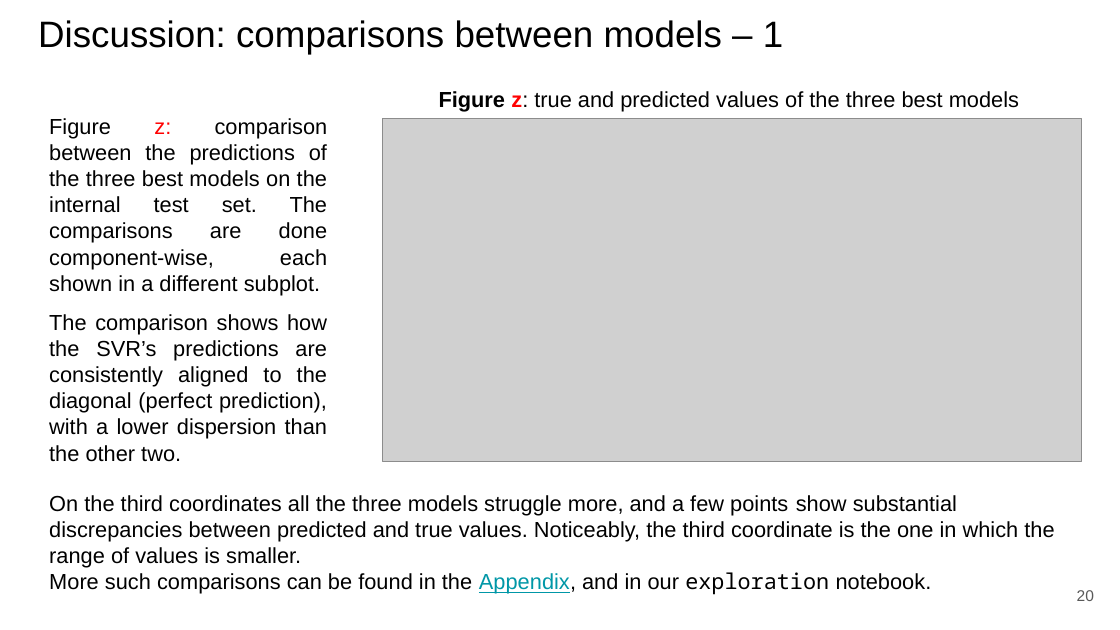
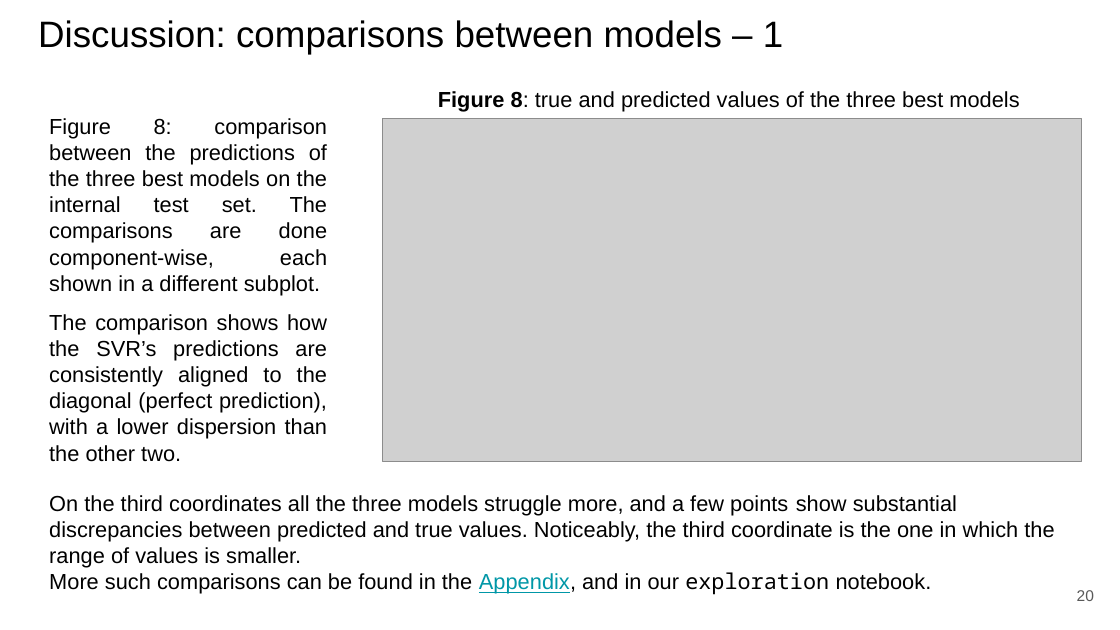
Before and after one commit to paolo-junior-mollica/machine-learning-project, a slide deck: slide 20 of relazione/Canduci_Marino_Mollica.pptx. Drawn at 1120x630 pixels with LibreOffice and Linux fonts; fonts in the diff are those of the drawing; grey boxes stand for pictures. Boxes give left, top, right and bottom in pixels: in the first picture for what was removed or moved away, otherwise in the second. Text is boxed around its words. In the diff, an @@ line names an element or a change of style, - is before the commit and + after.

```diff
--- a/relazione/Canduci_Marino_Mollica.pptx
+++ b/relazione/Canduci_Marino_Mollica.pptx
@@ text at (x1=49, y1=118, x2=328, y2=296): text changed @@
-Figure z: comparison between the predictions of the three best models on the internal test set. The comparisons are done component-wise, each shown in a different subplot.
+Figure 8: comparison between the predictions of the three best models on the internal test set. The comparisons are done component-wise, each shown in a different subplot.
@@ text at (x1=438, y1=91, x2=1019, y2=112): text changed @@
-Figure z: true and predicted values of the three best models
+Figure 8: true and predicted values of the three best models
```
Also in this commit, not shown: 24 other slides changed.
